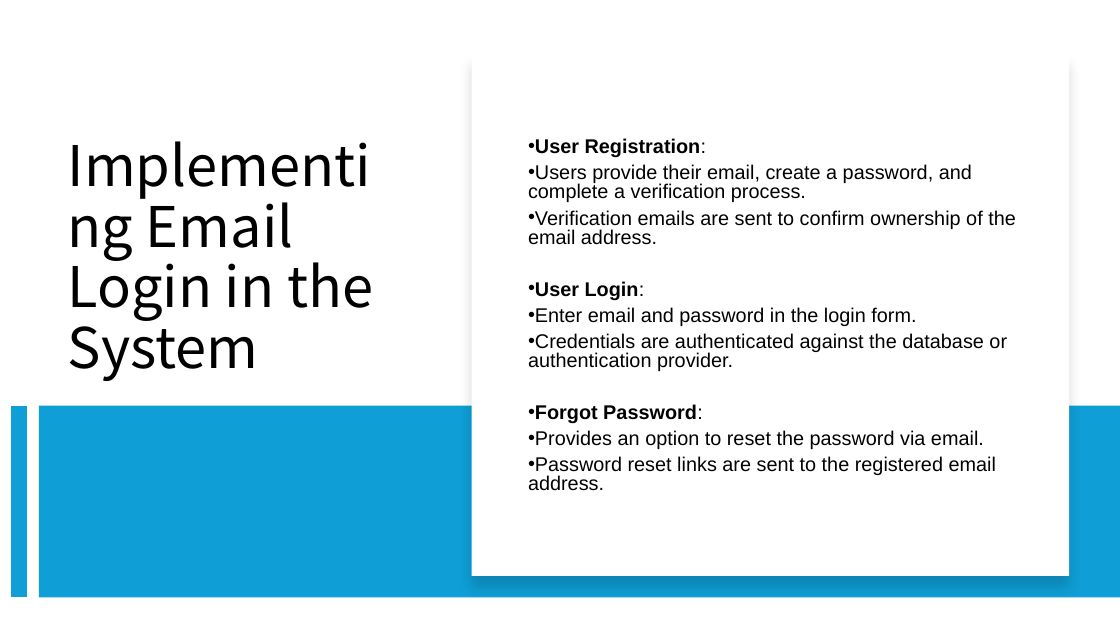
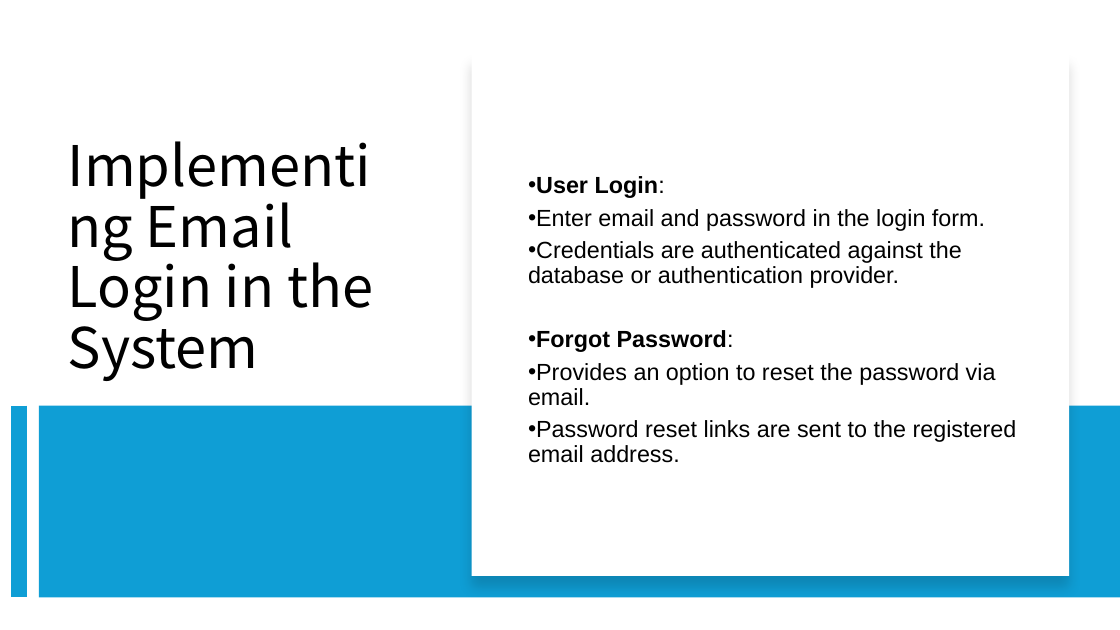
Before and after one commit to Yuying-Jin/INFO5100_Final_Project, a slide deck: slide 7 of Smart Phone Ecosystem.pptx. Drawn at 1120x630 pixels with LibreOffice and Linux fonts; fonts in the diff are those of the drawing. Boxes give left, top, right and bottom in pixels: in the first picture for what was removed or moved away, otherwise in the second. Text is boxed around its words. In the diff, an @@ line names an element or a change of style, - is before the commit and + after.

Commit message:
upload ppt

```diff
--- a/Smart Phone Ecosystem.pptx
+++ b/Smart Phone Ecosystem.pptx
@@ text "User Login:" at (x1=528, y1=176, x2=1017, y2=463): size 17 to 20 pt; line spacing 0.8 to 0.9 @@
@@ text at (x1=528, y1=138, x2=1016, y2=245): paragraphs removed @@
-• User Registration:
-• Users provide their email, create a password, and complete a verification process.
-• Verification emails are sent to confirm ownership of the email address.
```
